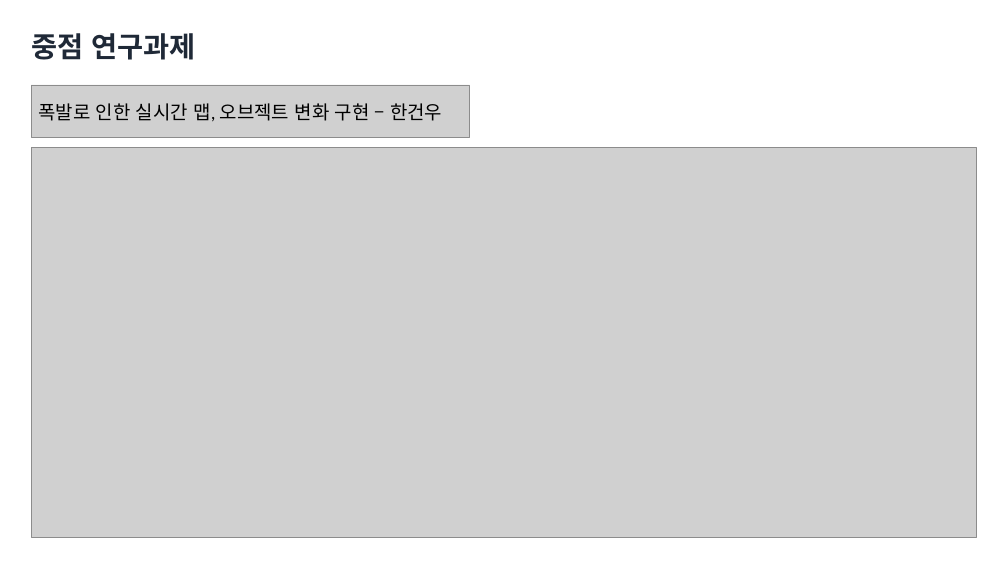
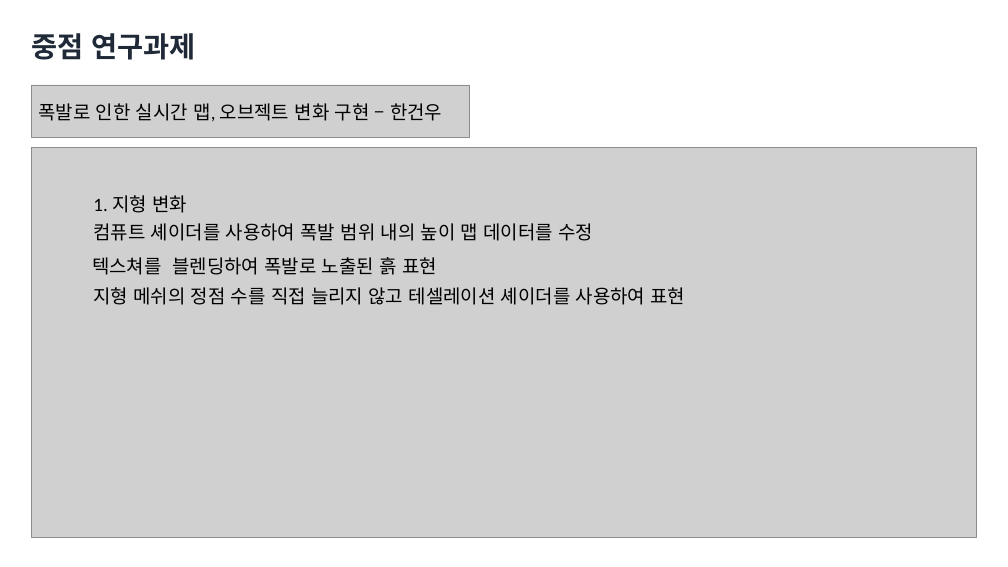
Before and after one commit to yunseo0129/2025_CapstoneGame, a slide deck: slide 12 of Design/종합설계기획.pptx. Drawn at 1008x567 pixels with LibreOffice and Linux fonts; fonts in the diff are those of the drawing; grey boxes stand for pictures; background and template pictures are left out. Boxes give left, top, right and bottom in pixels: in the first picture for what was removed or moved away, otherwise in the second. Text is boxed around its words. In the diff, an @@ line names an element or a change of style, - is before the commit and + after.

Commit message:
ppt 수정 (fps 설명)

```diff
--- a/Design/종합설계기획.pptx
+++ b/Design/종합설계기획.pptx
@@ text added at box(93, 195, 187, 213), 18 pt, text #000000 @@
+1. 지형 변화
@@ text added at box(93, 223, 593, 241), 18 pt, text #000000 @@
+컴퓨트 셰이더를 사용하여 폭발 범위 내의 높이 맵 데이터를 수정
@@ text added at box(92, 257, 437, 275), 18 pt, text #000000 @@
+텍스쳐를 블렌딩하여 폭발로 노출된 흙 표현
@@ text added at box(93, 287, 686, 305), 18 pt, text #000000 @@
+지형 메쉬의 정점 수를 직접 늘리지 않고 테셀레이션 셰이더를 사용하여 표현
```
Also in this commit, not shown: 4 other slides changed.
